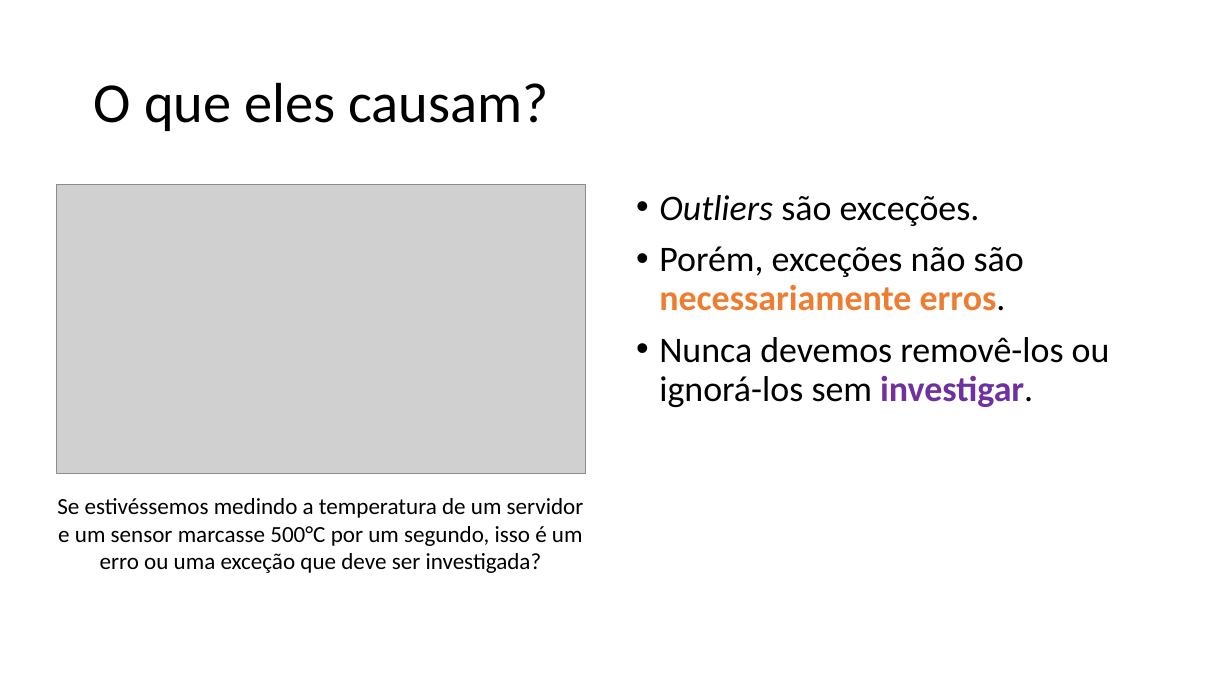
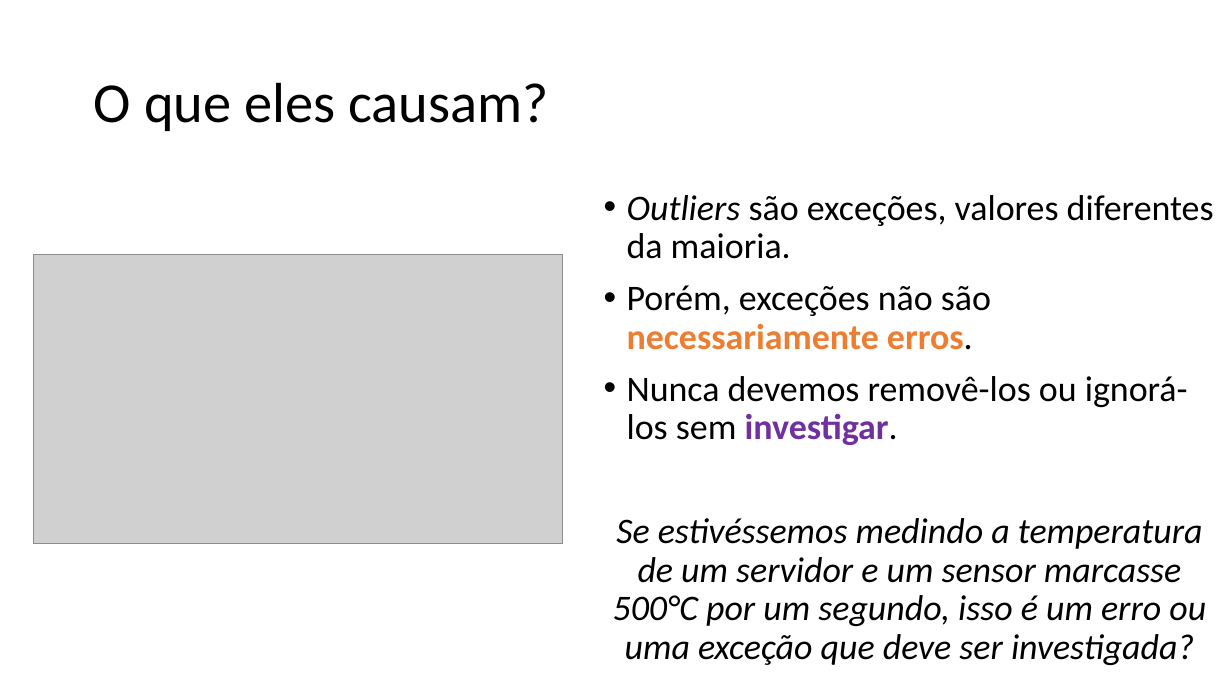
Before and after one commit to zz4fap/c24_inteligencia_artificial, a slide deck: slide 29 of slides/C24_EDA.pptx (slide 26 before the commit). Drawn at 1232x693 pixels with LibreOffice and Linux fonts; fonts in the diff are those of the drawing; grey boxes stand for pictures. Boxes give left, top, right and bottom in pixels: in the first picture for what was removed or moved away, otherwise in the second. Text is boxed around its words. In the diff, an @@ line names an element or a change of style, - is before the commit and + after.

```diff
--- a/slides/C24_EDA.pptx
+++ b/slides/C24_EDA.pptx
@@ text "Outliers são exceções, valores diferentes ...": place and size @@
-text "Outliers são exceções, valores diferentes ..." at <box>659,195,1110,407</box>
+text "Outliers são exceções, valores diferentes ..." at <box>613,195,1214,665</box>
@@ text at <box>627,195,1214,259</box>: text changed @@
-• Outliers são exceções.
+• Outliers são exceções, valores diferentes da maioria.
@@ picture: place and size @@
-picture at <box>56,185,586,473</box>
+picture at <box>33,254,563,543</box>
@@ text removed at <box>57,498,584,573</box> @@
-Se estivéssemos medindo a temperatura de um servidor e um sensor marcasse 500°C por um segundo, isso é um erro ou uma exceção que deve ser investigada?
@@ text at <box>613,518,1206,665</box>: paragraph added @@
+Se estivéssemos medindo a temperatura de um servidor e um sensor marcasse 500°C por um segundo, isso é um erro ou uma exceção que deve ser investigada?
```
Also in this commit, not shown: 16 other slides changed, 3 slides added, 1 other file.
